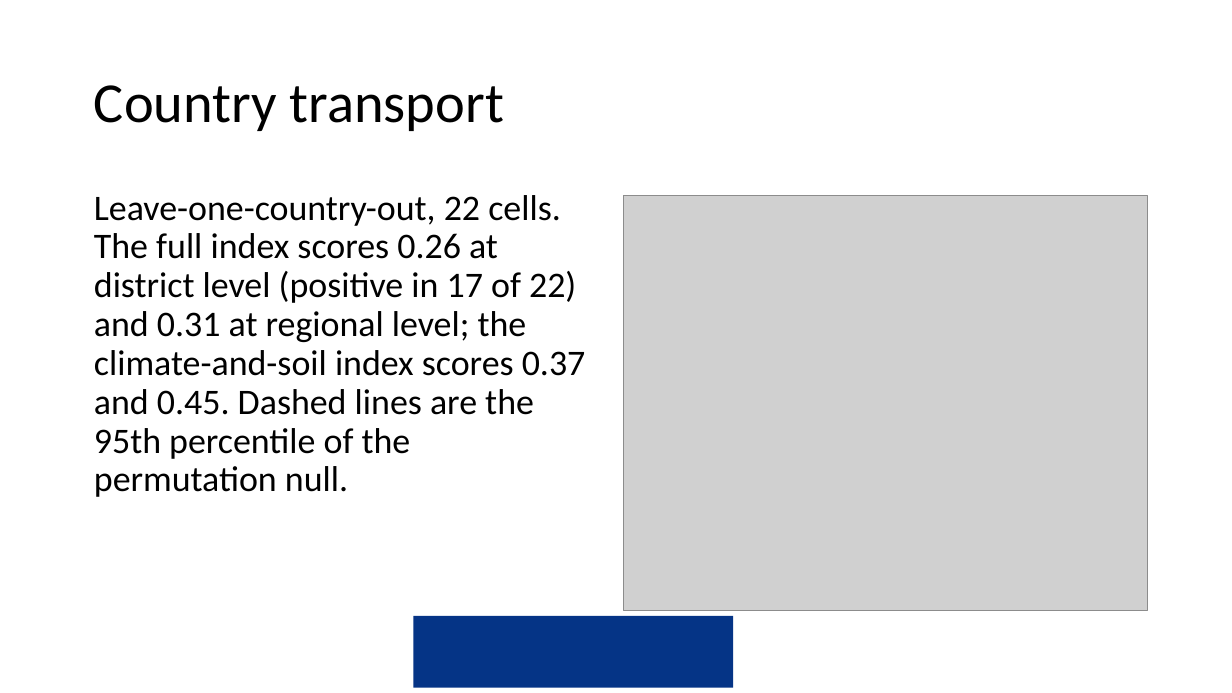
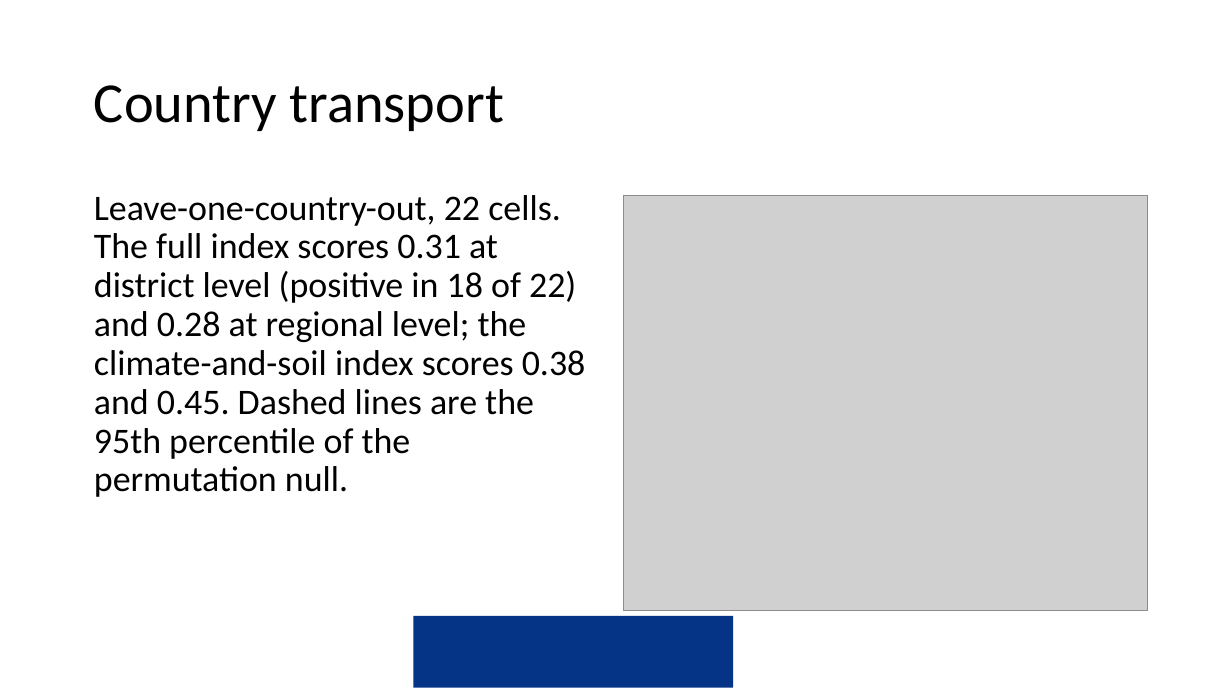
Before and after one commit to amertens/mn-prediction, a slide deck: slide 18 of docs/slides/MN-proxy-Ghana-presentation-2026-09.pptx. Drawn at 1232x693 pixels with LibreOffice and Linux fonts; fonts in the diff are those of the drawing; grey boxes stand for pictures; background and template pictures are left out. Boxes give left, top, right and bottom in pixels: in the first picture for what was removed or moved away, otherwise in the second. Text is boxed around its words. In the diff, an @@ line names an element or a change of style, - is before the commit and + after.

```diff
--- a/docs/slides/MN-proxy-Ghana-presentation-2026-09.pptx
+++ b/docs/slides/MN-proxy-Ghana-presentation-2026-09.pptx
@@ text at (94,195,586,497): text changed @@
-Leave-one-country-out, 22 cells. The full index scores 0.26 at district level (positive in 17 of 22) and 0.31 at regional level; the climate-and-soil index scores 0.37 and 0.45. Dashed lines are the 95th percentile of the permutation null.
+Leave-one-country-out, 22 cells. The full index scores 0.31 at district level (positive in 18 of 22) and 0.28 at regional level; the climate-and-soil index scores 0.38 and 0.45. Dashed lines are the 95th percentile of the permutation null.
```
Also in this commit, not shown: 21 other slides changed, 19 other files.
